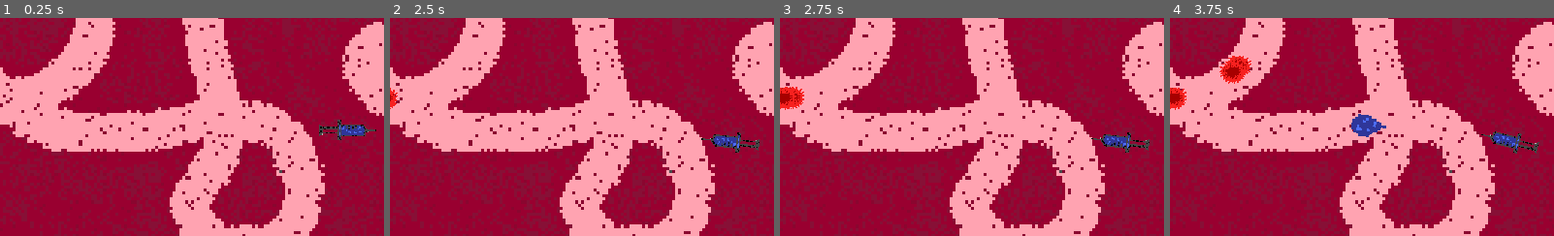
Above: before the commit, frames 1-4 (left to right).
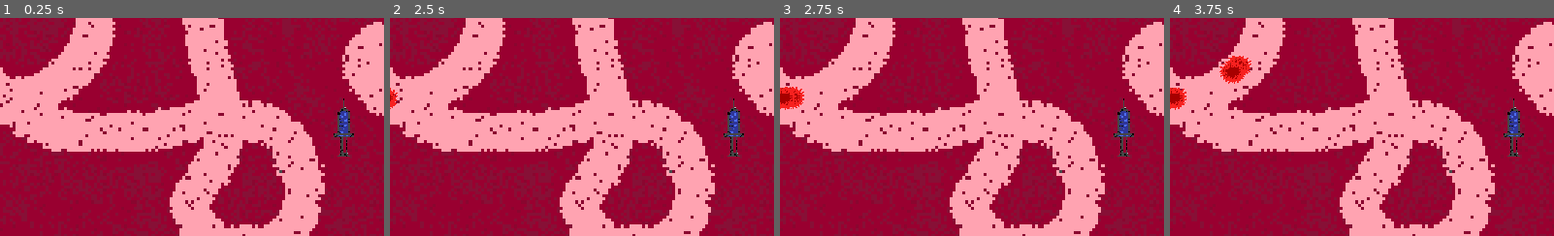
Above: after the commit, the same moments.

Repository: Kryzi/TowerDefense
Game: Godot game, scene res://Scenes/world.tscn
Two runs of this game, one before a commit and one after it. Both use one fixed random seed, a clock stepped at 60 frames per second and the inputs below.
Inputs:
- Up to frame 1 (0.25 s): no input
- Up to frame 2 (2.5 s): click "Next Round" at 0.5 s; click "Next Round" at 1.25 s; click "Basic Tower" at 2 s
- Up to frame 3 (2.75 s): no input
- Up to frame 4 (3.75 s): click "Basic Tower" at 2.75 s; click "Basic Tower" at 3.5 s
The pictures show only the part of the screen within x 17-66%, y 27-77%; the shares and areas given below are measured in that part.

The runs differ from the first frame. In frame 1, 0.8% of the frame differs, in the area x 83-98%, y 36-64%; in frame 2, 1.0%; in frame 3, 1.0%; in frame 4, 1.6%, in the area x 47-97%, y 36-64%.

Commit message:
nu kan man placere

Diff:
--- a/Scenes/tower.tscn
+++ b/Scenes/tower.tscn
@@ -7,7 +7,7 @@
 [ext_resource type="Texture2D" uid="uid://bgo5wnrwmlo4o" path="res://assets/Tower 1.4.png" id="5_cpnm6"]
 
 [sub_resource type="CircleShape2D" id="CircleShape2D_i8mnh"]
-radius = 256.0
+radius = 169.027
 
 [sub_resource type="SpriteFrames" id="SpriteFrames_g6u5s"]
 animations = [{
@@ -30,7 +30,6 @@
 }]
 
 [node name="Tower" type="Area2D"]
-scale = Vector2(0.5, 0.5)
 collision_layer = 0
 collision_mask = 2
 script = ExtResource("1_prn0m")
@@ -40,7 +39,6 @@
 
 [node name="AnimatedSprite2D" type="AnimatedSprite2D" parent="."]
 position = Vector2(0, -4)
-rotation = 1.5708
 sprite_frames = SubResource("SpriteFrames_g6u5s")
 
 [node name="ShootingPoint" type="Marker2D" parent="AnimatedSprite2D"]
--- a/Scenes/world.tscn
+++ b/Scenes/world.tscn
@@ -46,4 +46,5 @@
 position = Vector2(700, 350)
 scale = Vector2(2, 2)
 
+[connection signal="buy_basic_tower" from="HUD" to="GameManager" method="_on_hud_buy_basic_tower"]
 [connection signal="next_round" from="HUD" to="Path2D" method="_on_hud_next_round"]
--- a/Scripts/GameManager.gd
+++ b/Scripts/GameManager.gd
@@ -1,9 +1,11 @@
-extends Node
+extends Node2D
 
 const BASICTOWER = preload("res://Scenes/tower.tscn")
 
 var Health = 1
 var Currency = 50
+
+var placingtower = false
 
 @export var World: Node2D
 
@@ -28,12 +30,15 @@
 	print("i am dead")
 	GameOverScreen.show()
 
+var basicTower
+
+func _on_hud_buy_basic_tower():
+	print("vi er her")
+	basicTower = BASICTOWER.instantiate()
+	World.call_deferred("add_child", basicTower)
+	placingtower = true
 
 
-
-func _on_hud_buy_basic_tower():
-	var basicTower = BASICTOWER.instantiate()
-	World.call_deferred("add_child", basicTower)
 
 
 
@@ -41,3 +46,9 @@
 func _physics_process(delta: float) -> void:
 	MoneyText.text = "Money = " + str(Currency)
 	HealthText.text = "Health = "+ str(Health)
+
+	if placingtower == true:
+		basicTower.global_position = get_global_mouse_position()
+	if Input.is_action_just_pressed("left_mouse_click") and placingtower == true:
+		placingtower = false
+		basicTower.placed = true
--- a/Scripts/Tower1.gd
+++ b/Scripts/Tower1.gd
@@ -2,12 +2,15 @@
 
 const BULLET = preload("res://Scenes/bullet_1.tscn")
 var enemies_in_range
+var placed = false
 
 func _physics_process(delta):
-	enemies_in_range = get_overlapping_bodies() # Finder enemys som er inde i collisionshape
-	if enemies_in_range.size() > 0:
-		var target_enemy = enemies_in_range.front()
-		look_at(target_enemy.global_position)
+	if placed == true:
+		enemies_in_range = get_overlapping_bodies() # Finder enemys som er inde i collisionshape
+		if enemies_in_range.size() > 0:
+			var target_enemy = enemies_in_range.front()
+			look_at(target_enemy.global_position)
+			rotate(PI/2)
 
 func Shoot():
 
@@ -20,5 +23,5 @@
 
 
 func _on_timer_timeout():
-	if enemies_in_range != []:
+	if enemies_in_range != [] and placed == true:
 		Shoot()
--- a/project.godot
+++ b/project.godot
@@ -27,7 +27,8 @@
 
 left_mouse_click={
 "deadzone": 0.5,
-"events": []
+"events": [Object(InputEventMouseButton,"resource_local_to_scene":false,"resource_name":"","device":-1,"window_id":0,"alt_pressed":false,"shift_pressed":false,"ctrl_pressed":false,"meta_pressed":false,"button_mask":0,"position":Vector2(0, 0),"global_position":Vector2(0, 0),"factor":1.0,"button_index":1,"canceled":false,"pressed":false,"double_click":false,"script":null)
+]
 }
 
 [rendering]
